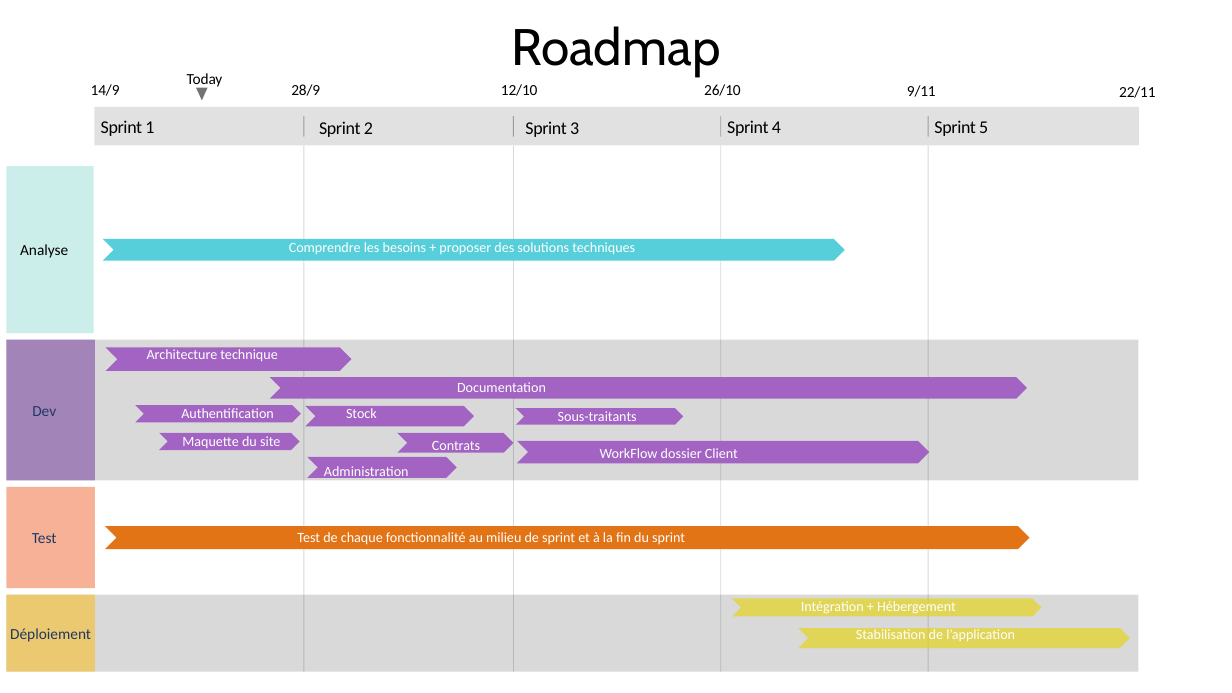
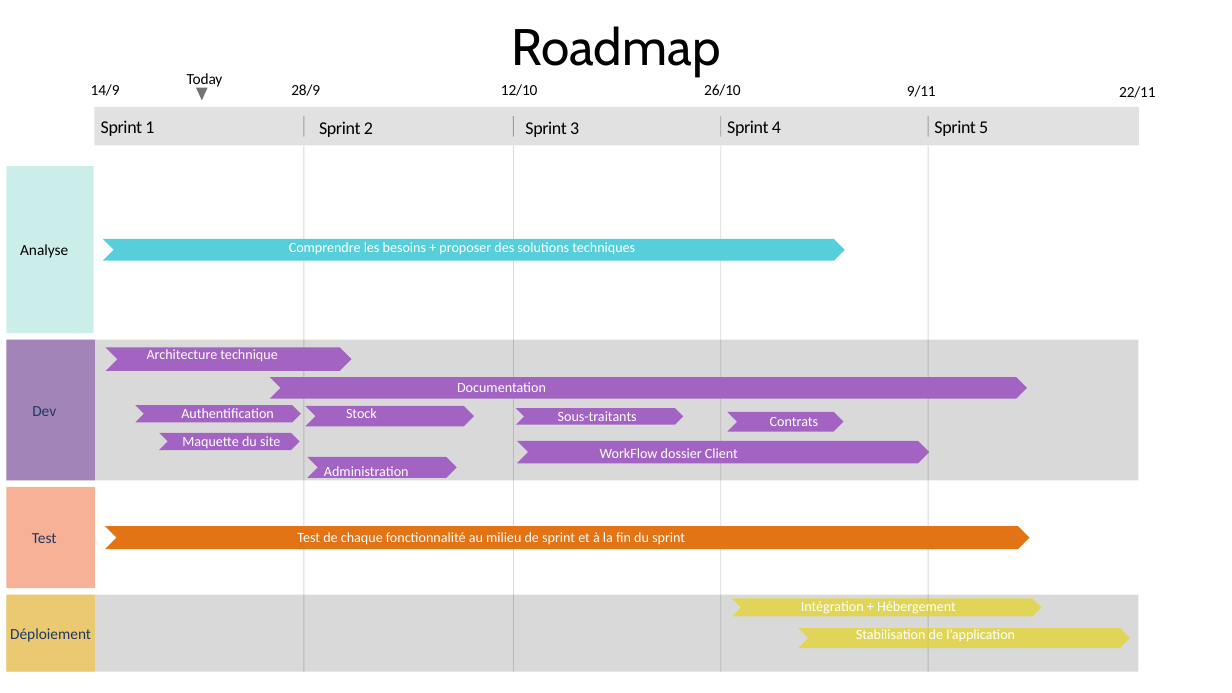
Before and after one commit to hech2030/Promes, a slide deck: slide 1 of Documentation/Roadmap.pptx. Drawn at 1232x693 pixels with LibreOffice and Linux fonts; fonts in the diff are those of the drawing. Boxes give left, top, right and bottom in pixels: in the first picture for what was removed or moved away, otherwise in the second. Text is boxed around its words. In the diff, an @@ line names an element or a change of style, - is before the commit and + after.

Commit message:
Documentation

```diff
--- a/Documentation/Roadmap.pptx
+++ b/Documentation/Roadmap.pptx
@@ text "Contrats" rewrapped from (432,441,480,454) to (770,417,818,426) @@
@@ chevron: place and size @@
-chevron at (397,433,514,453)
+chevron at (727,412,844,432)
```
